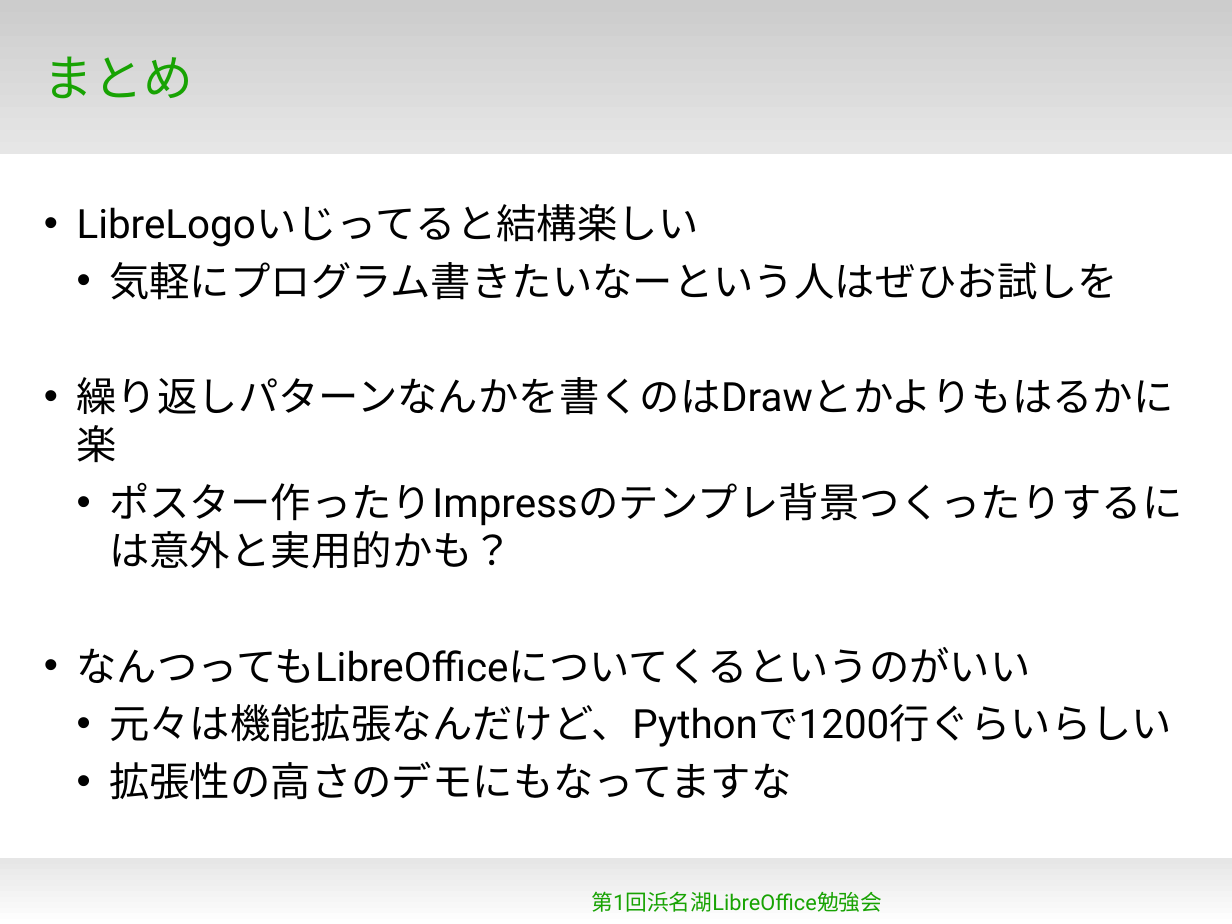
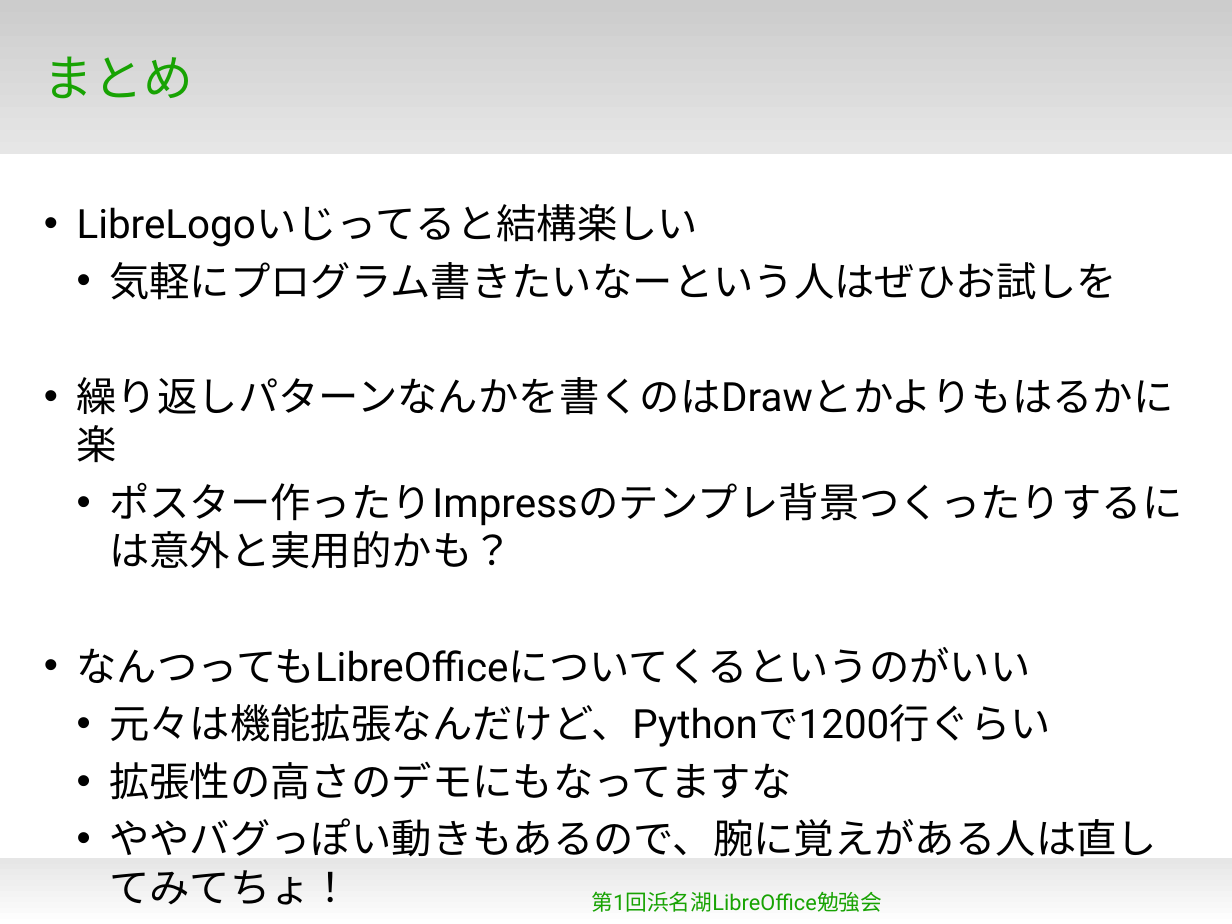
Before and after one commit to naruoga/KantoLibreOffice, a slide deck: slide 12 of Apr2013/LibreLogo.odp. Drawn at 1232x924 pixels with LibreOffice and Linux fonts; fonts in the diff are those of the drawing; background and template pictures are left out. Boxes give left, top, right and bottom in pixels: in the first picture for what was removed or moved away, otherwise in the second. Text is boxed around its words. In the diff, an @@ line names an element or a change of style, - is before the commit and + after.

```diff
--- a/Apr2013/LibreLogo.odp
+++ b/Apr2013/LibreLogo.odp
@@ text at (109, 704, 1051, 747): text changed @@
-  • 元々は機能拡張なんだけど、Pythonで1200行ぐらいらしい
+  • 元々は機能拡張なんだけど、Pythonで1200行ぐらい
@@ text at (109, 818, 1157, 905): paragraph added @@
+  • ややバグっぽい動きもあるので、腕に覚えがある人は直してみてちょ！
```
Also in this commit, not shown: 5 other slides changed.
